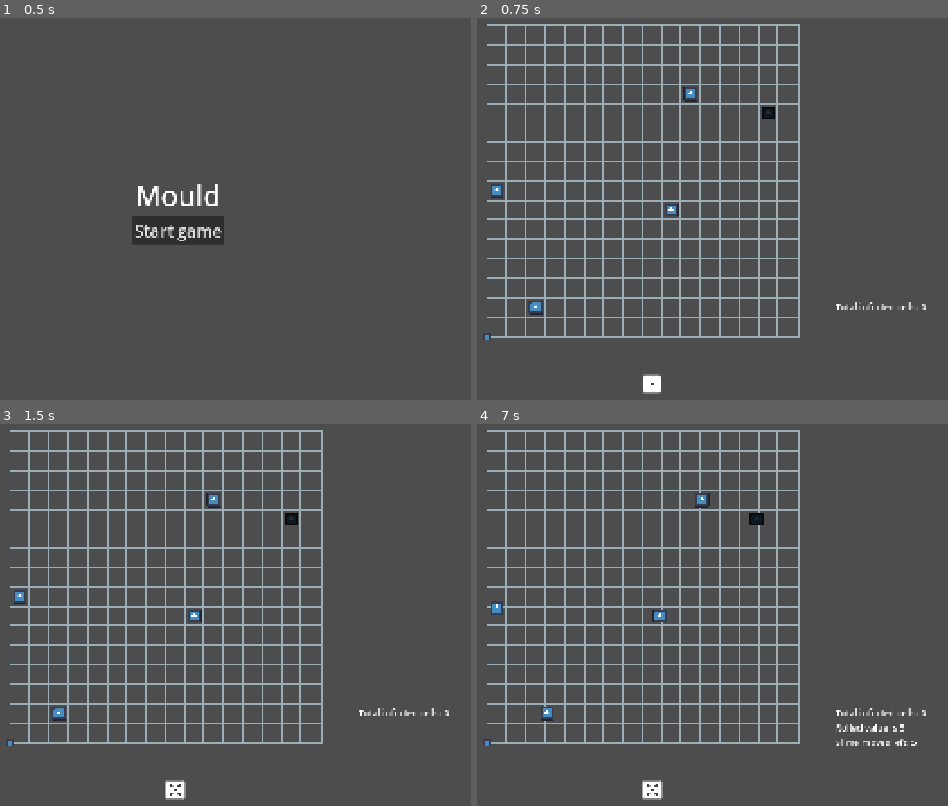
Above: before the commit, frames 1-4 (two rows, left to right).
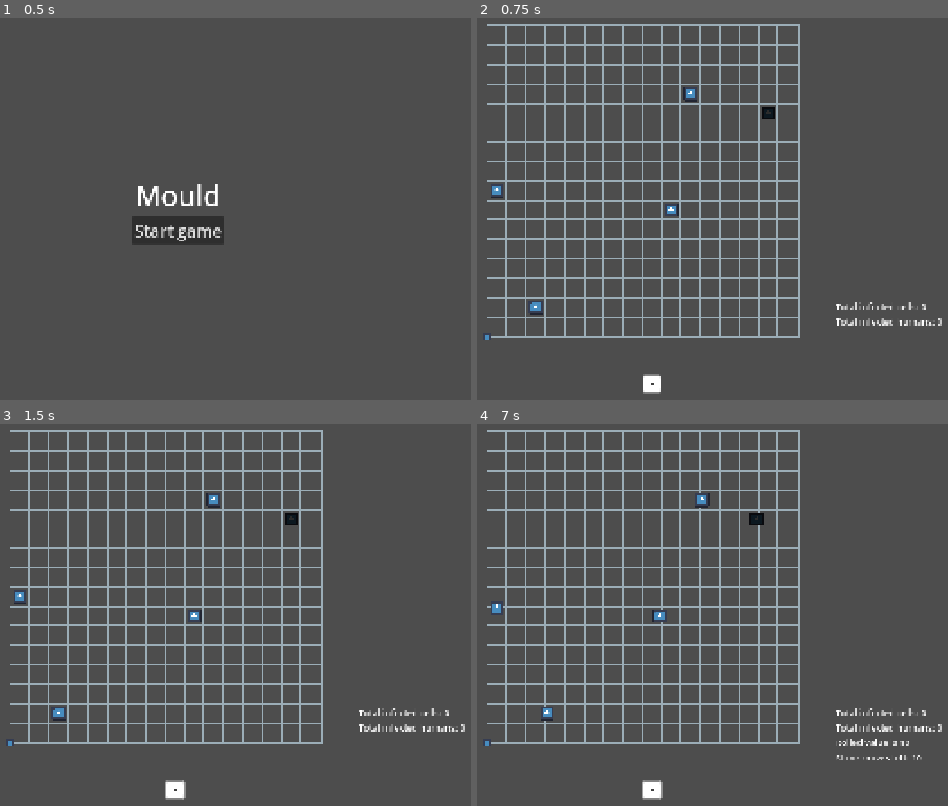
Above: after the commit, the same moments.

Repository: Sooshimi/mould
Game: Godot game, scene res://scenes/main.tscn
Same seed, same stepped clock (60 frames per second), same inputs: the game is played once before the commit and once after it. The engine's default icon, where the game draws it, is replaced by a stand-in: a white triangle on a blue panel in a dark square.
Inputs (mouse positions are in pixels of both pictures, inside the frame that each line leads up to):
- Up to frame 1 (0.5 s): no input
- Up to frame 2 (0.75 s): click "Start game" at 0.5 s
- Up to frame 3 (1.5 s): click (174, 790) at 1.25 s
- Up to frame 4 (7 s): tap Enter at 2, 3.5, 5 s; hold D (right) 2.03-2.78 s; tap Space at 2.75, 4.25, 5.75 s; hold S (down) 2.78-3.53 s; hold D (right) 3.53-4.28 s; hold W (up) 4.28-5.03 s; hold A (left) 5.03-6.53 s; hold S (down) from 6.53 s (still down)

Frame 1 is identical in both runs. In frame 2, 0.2% of the frame differs, in the area x 76-99%, y 78-81%; in frame 3, 0.3%; in frame 4, 0.6%, in the area x 36-99%, y 78-98%.

Commit message:
add human infection counter

Diff:
--- a/scenes/ui/ui.tscn
+++ b/scenes/ui/ui.tscn
@@ -20,6 +20,10 @@
 layout_mode = 2
 text = "Total infected cells: 0"
 
+[node name="TotalInfectedHumans" type="Label" parent="VBoxContainer"]
+layout_mode = 2
+text = "Total infected humans: 0"
+
 [node name="DiceRolledLabel" type="Label" parent="VBoxContainer"]
 layout_mode = 2
 
--- a/scripts/AI.gd
+++ b/scripts/AI.gd
@@ -16,7 +16,6 @@
 var sprite_node_position_tween: Tween
 var walk_speed := 0.3
 var direction: Vector2
-var infected := false
 
 func _ready() -> void:
 	TurnManager.connect("dice_rolled", on_dice_rolled)
--- a/scripts/cell.gd
+++ b/scripts/cell.gd
@@ -34,20 +34,23 @@
 func update_cell_status(cell_area_entered: String, body: CharacterBody2D) -> void:
 	if body is Slime:
 		if cell_area_entered == "top":
-			top_infected = true
+			if not top_infected:
+				top_infected = true
 		elif cell_area_entered == "bottom":
-			bottom_infected = true
+			if not bottom_infected:
+				bottom_infected = true
 		elif cell_area_entered == "left":
-			left_infected = true
+			if not left_infected:
+				left_infected = true
 		else:
-			right_infected = true
-
-	if body is Human:
-		human_in_area.append(body)
+			if not right_infected:
+				right_infected = true
 
 	checked_if_infected(body)
 
 func _on_top_body_entered(body: CharacterBody2D) -> void:
+	if body is Human:
+		human_in_area.append(body)
 	update_cell_status("top", body)
 
 func _on_bottom_body_entered(body: CharacterBody2D) -> void:
--- a/scripts/characters/human.gd
+++ b/scripts/characters/human.gd
@@ -3,6 +3,11 @@
 
 var caught_by_wolf := false
 var die_next_turn := false
+var infected := false:
+	set(is_true):
+		if !infected and is_true:
+			TurnManager.increment_infected_humans()
+		infected = is_true
 
 func pick_direction() -> Vector2:
 	if not caught_by_wolf:
--- a/scripts/dice.gd
+++ b/scripts/dice.gd
@@ -1,12 +1,7 @@
 extends Node2D
 
 var dice_faces = [
-	preload("res://assets/dice/dieWhite_border1.png"),
-	preload("res://assets/dice/dieWhite_border2.png"),
-	preload("res://assets/dice/dieWhite_border3.png"),
-	preload("res://assets/dice/dieWhite_border4.png"),
-	preload("res://assets/dice/dieWhite_border5.png"),
-	preload("res://assets/dice/dieWhite_border6.png")
+	preload("res://assets/dice/dieWhite_border1.png")
 ]
 
 @onready var face := $Face
@@ -26,8 +21,8 @@
 
 func roll_dice() -> void:
 	if not roll_timer.is_stopped():
-		current_face = randi_range(0, 5)
+		current_face = 0
 		face.texture = dice_faces[current_face]
 
 func _on_roll_timer_timeout():
-	TurnManager.dice_rolled.emit(current_face+1)
+	TurnManager.dice_rolled.emit(current_face+10)
--- a/scripts/globals/TurnManager.gd
+++ b/scripts/globals/TurnManager.gd
@@ -2,12 +2,17 @@
 
 var total_infected_cells: int = 0
 var total_cells: int
-var infected_humans: int
+var total_infected_humans: int = 0
 
 signal dice_rolled(new_value)
 signal slime_moved(moves_left)
 signal infected_cells_changed(new_value)
+signal infected_humans_changed(new_value)
 
 func increment_infected_cells(amount := 1) -> void:
 	total_infected_cells += amount
 	emit_signal("infected_cells_changed", total_infected_cells)
+
+func increment_infected_humans(amount := 1) -> void:
+	total_infected_humans += amount
+	emit_signal("infected_humans_changed", total_infected_humans)
--- a/scripts/ui/ui.gd
+++ b/scripts/ui/ui.gd
@@ -4,6 +4,7 @@
 	TurnManager.connect("dice_rolled", on_dice_rolled)
 	TurnManager.connect("slime_moved", on_slime_move)
 	TurnManager.connect("infected_cells_changed", on_infected_cells_changed)
+	TurnManager.connect("infected_humans_changed", on_infected_humans_changed)
 
 func on_dice_rolled(new_value: int) -> void:
 	$VBoxContainer/DiceRolledLabel.text = str("Rolled value is ", new_value)
@@ -13,3 +14,6 @@
 
 func on_infected_cells_changed(total_infected_cells: int) -> void:
 	$VBoxContainer/TotalInfectedCells.text = str("Total infected cells: ", total_infected_cells)
+
+func on_infected_humans_changed(total_infected_humans: int) -> void:
+	$VBoxContainer/TotalInfectedHumans.text = str("Total infected humans: ", total_infected_humans)
